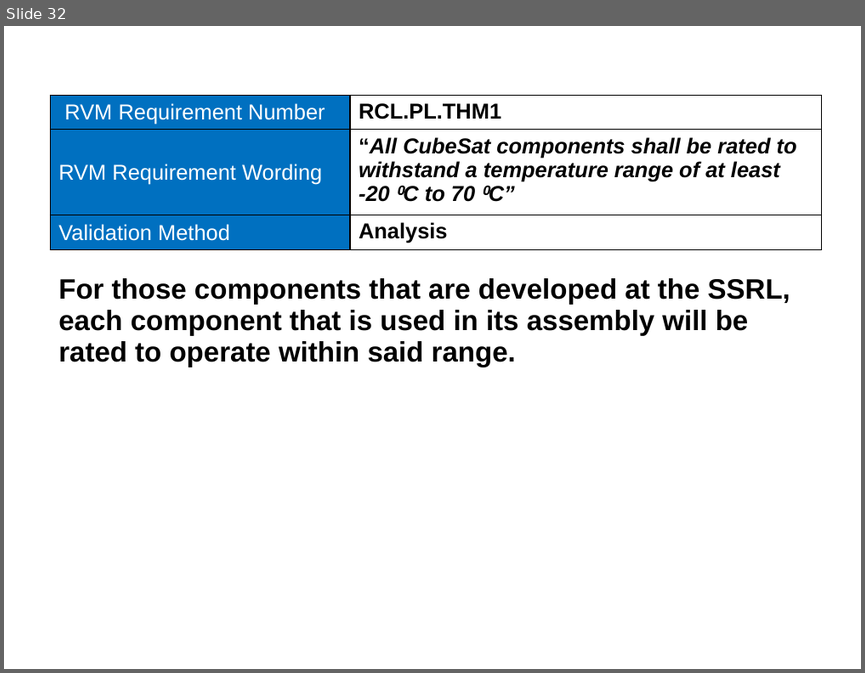
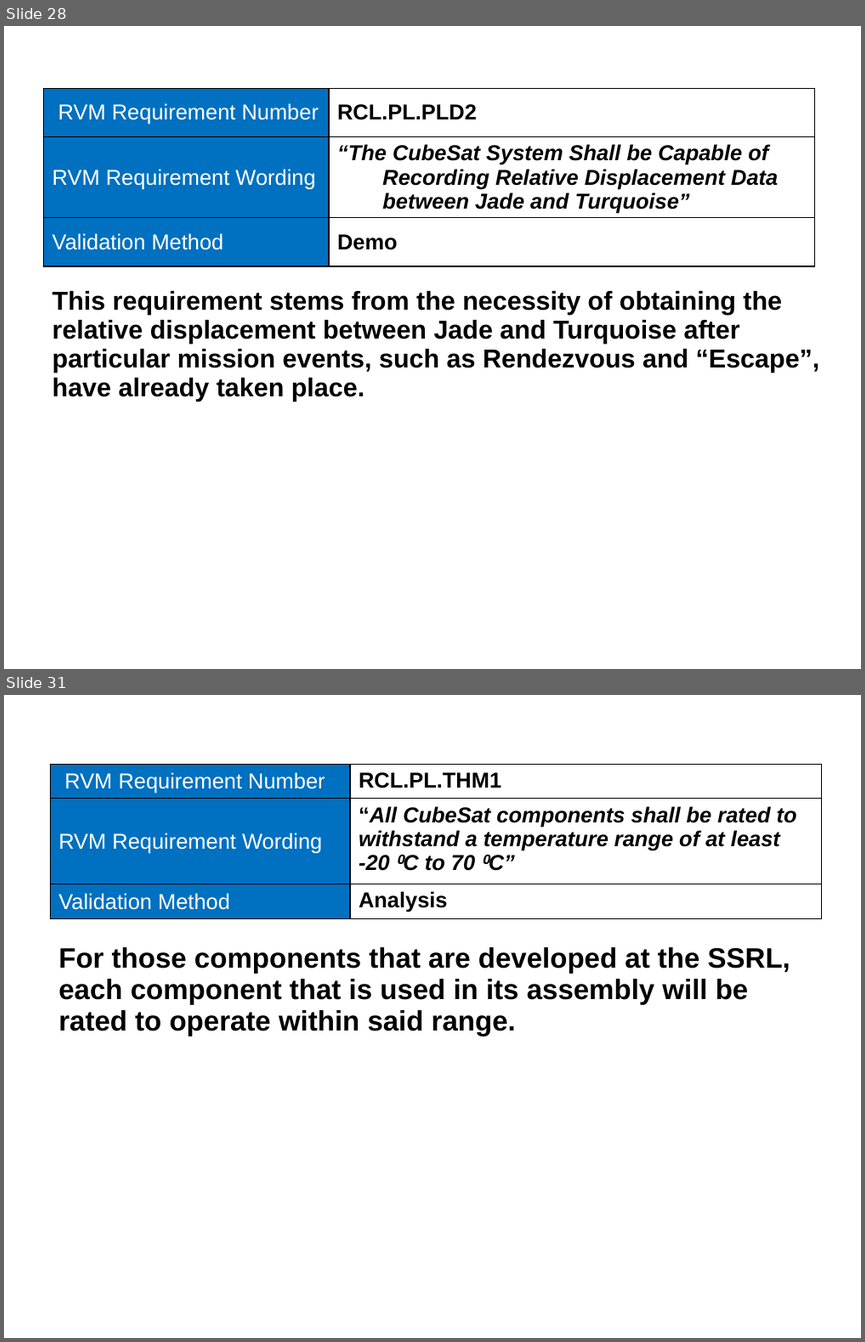
Before and after one commit to RascalSeniorDesign/Preliminary-Design, a slide deck: CMQA/Presentations/SRR Presentation.pptx. Shown one above the other, each under a label of ours: slide 32 before the commit, slides 28 and 31 after it; the slides between them are not shown. The pictures are 865x673 and 865x1342 pixels, drawn with LibreOffice and Linux fonts; fonts in the diff are those of the drawing; background and template pictures are left out. Boxes give left, top, right and bottom in pixels: in the first picture for what was removed or moved away, otherwise in the second. Text is boxed around its words. In the diff, an @@ line names an element or a change of style, - is before the commit and + after.

```diff
--- a/CMQA/Presentations/SRR Presentation.pptx
+++ b/CMQA/Presentations/SRR Presentation.pptx
@@ slide 28 added at [4,26,861,669], background picture (left out) @@
@@ table added at [44,88,815,272], 3 rows, 2 columns @@
+RVM Requirement Number | RCL.PL.PLD2
+RVM Requirement Wording | “The CubeSat System Shall be Capable of Recording Relative Displacement Data between Jade and Turquoise”
+Validation Method | Demo
@@ text added at [52,291,820,402], 24 pt, text #000000, bold @@
+This requirement stems from the necessity of obtaining the relative displacement between Jade and Turquoise after particular mission events, such as Rendezvous and “Escape”, have already taken place.
@@ what was slide 32 is now slide 31 @@
```
Also in this commit, not shown: 4 slides changed, 8 other slides added, 11 slides removed.
